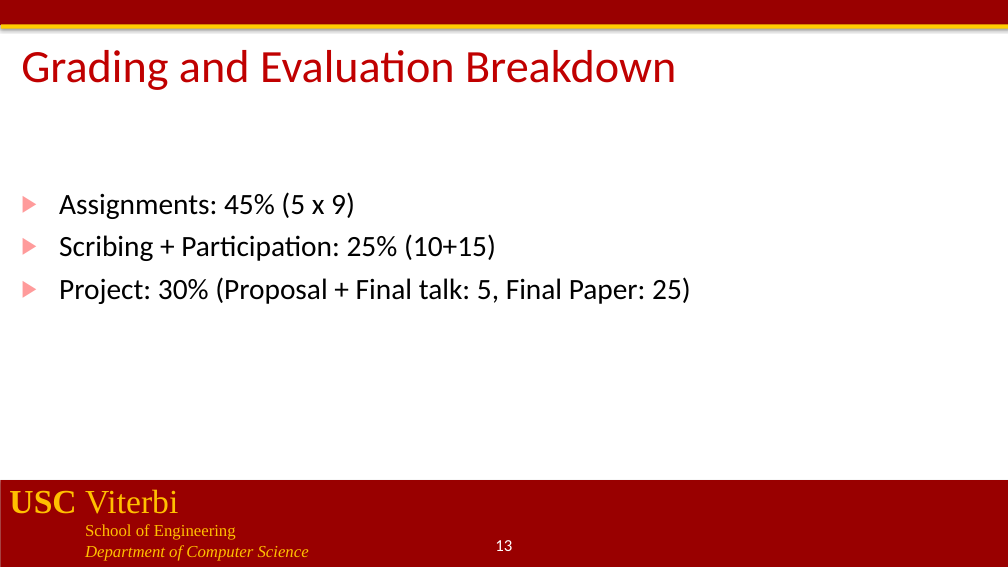
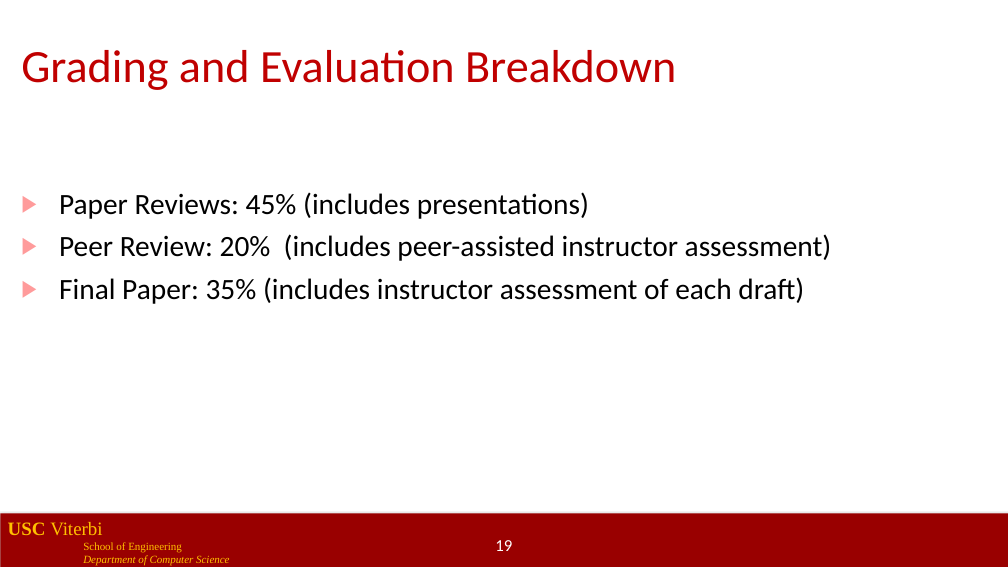
Before and after one commit to jdeshmukh/jdeshmukh.github.io, a slide deck: slide 19 of teaching/cs699-fm-for-robotics-spring-2021/course-intro.pptx (slide 13 before the commit). Drawn at 1008x567 pixels with LibreOffice and Linux fonts; fonts in the diff are those of the drawing; background and template pictures are left out. Boxes give left, top, right and bottom in pixels: in the first picture for what was removed or moved away, otherwise in the second. Text is boxed around its words. In the diff, an @@ line names an element or a change of style, - is before the commit and + after.

```diff
--- a/teaching/cs699-fm-for-robotics-spring-2021/course-intro.pptx
+++ b/teaching/cs699-fm-for-robotics-spring-2021/course-intro.pptx
@@ rectangle removed at [0,0,1008,25] @@
@@ rectangle removed at [1,24,1008,29] @@
@@ text at [59,192,832,304]: text changed @@
-▶ Assignments: 45% (5 x 9)
-▶ Scribing + Participation: 25% (10+15)
-▶ Project: 30% (Proposal + Final talk: 5, Final Paper: 25)
+▶ Paper Reviews: 45% (includes presentations)
+▶ Peer Review: 20% (includes peer-assisted instructor assessment)
+▶ Final Paper: 35% (includes instructor assessment of each draft)
@@ text "USC Viterbi": place and size @@
-text "USC Viterbi" at [9,489,309,561]
+text "USC Viterbi" at [8,522,229,566]
@@ text "USC Viterbi" at [8,522,229,566]: size 32 to 18 pt in "USC Viterbi"; size 16 to 10.5 pt in "School of Engineering", "Department of Computer Science" @@
@@ rectangle: place and size @@
-rectangle at [0,480,1008,567]
+rectangle at [0,513,1008,567]
@@ page number at [495,540,512,551]: text changed @@
-13
+19
```
Also in this commit, not shown: 4 other slides changed, 16 slides added, 9 slides removed, 5 other files.
